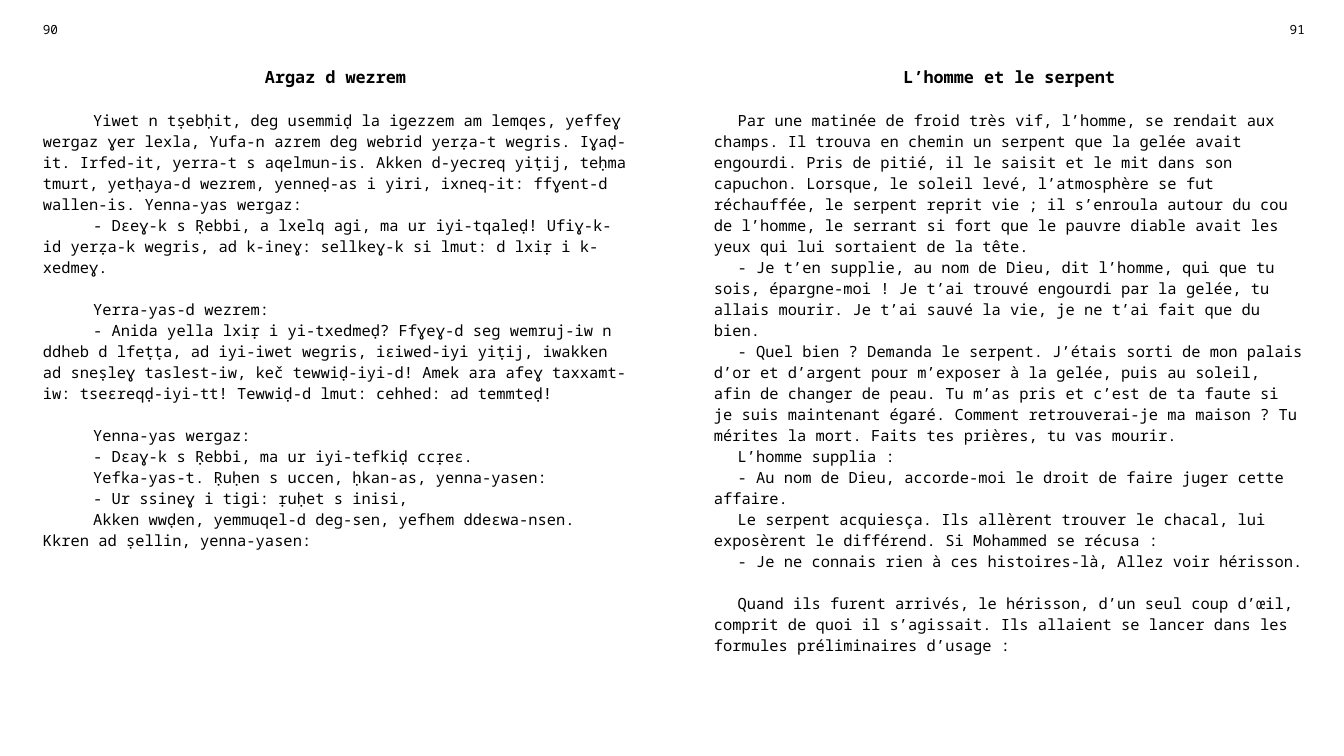
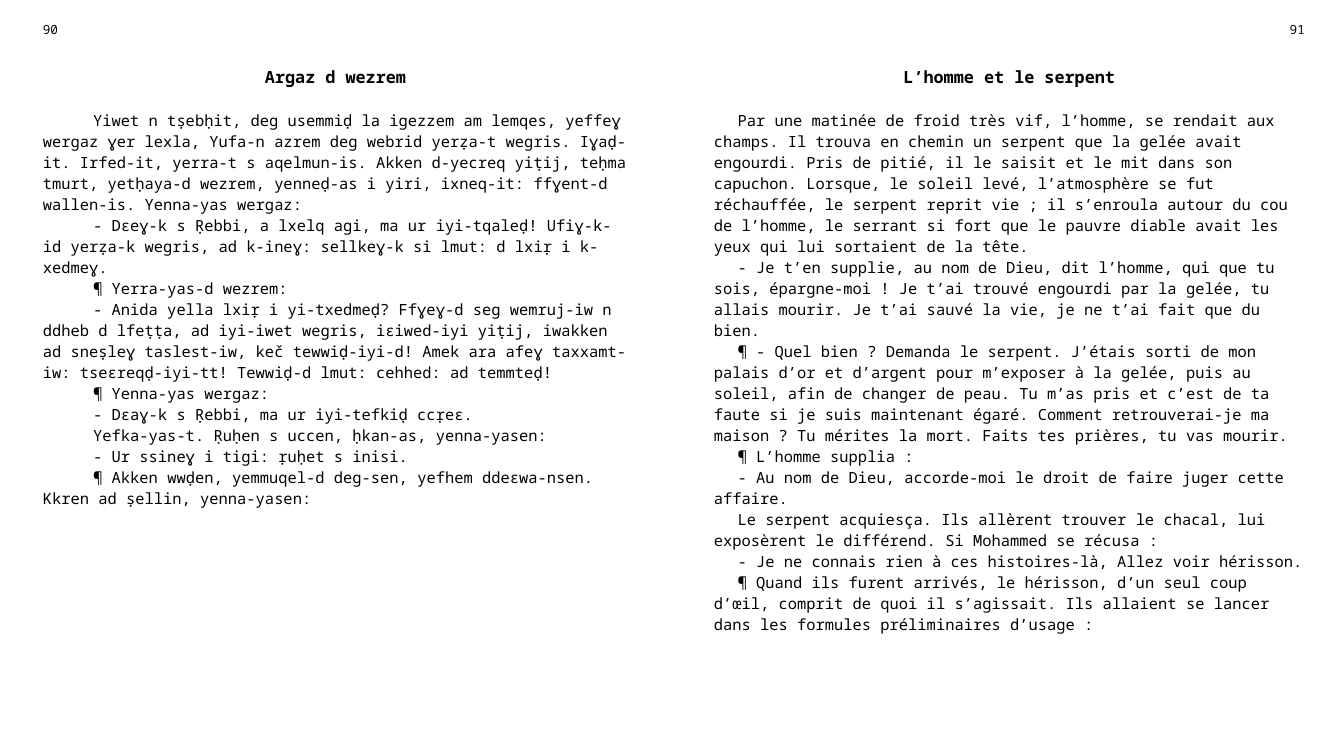
Before and after one commit to sferhah/tamacahut_n_wuccen, a slide deck: slide 32 of Uccen.ConsoleApp/uccen.pptx. Drawn at 1344x756 pixels with LibreOffice and Linux fonts; fonts in the diff are those of the drawing. Boxes give left, top, right and bottom in pixels: in the first picture for what was removed or moved away, otherwise in the second. Text is boxed around its words. In the diff, an @@ line names an element or a change of style, - is before the commit and + after.

```diff
--- a/Uccen.ConsoleApp/uccen.pptx
+++ b/Uccen.ConsoleApp/uccen.pptx
@@ table at box(32, 16, 1315, 729) @@
-row 3, column 1: Yiwet n tṣebḥit, deg usemmiḍ la igezzem am lemqes, yeffeɣ wergaz ɣer lexla, Yufa-n azrem deg webrid yerẓa-t wegris. Iɣaḍ-it. Irfed-it, yerra-t s aqelmun-is. Akken d-yecreq yiṭij, teḥma tmurt, yetḥaya-d wezrem, yenneḍ-as i yiri, ixneq-it: ffɣent-d wallen-is. Yenna-yas wergaz: / - Dɛeɣ-k s Ṛebbi, a lxelq agi, ma ur iyi-tqaleḍ! Ufiɣ-k-id yerẓa-k wegris, ad k-ineɣ: sellkeɣ-k si lmut: d lxiṛ i k-xedmeɣ. / Yerra-yas-d wezrem: / - Anida yella lxiṛ i yi-txedmeḍ? Ffɣeɣ-d seg wemruj-iw n ddheb d lfeṭṭa, ad iyi-iwet wegris, iɛiwed-iyi yiṭij, iwakken ad sneṣleɣ taslest-iw, keč tewwiḍ-iyi-d! Amek ara afeɣ taxxamt-iw: tseɛreqḍ-iyi-tt! Tewwiḍ-d lmut: cehhed: ad temmteḍ! / Yenna-yas wergaz: / - Dɛaɣ-k s Ṛebbi, ma ur iyi-tefkiḍ ccṛeɛ. / Yefka-yas-t. Ṛuḥen s uccen, ḥkan-as, yenna-yasen: / - Ur ssineɣ i tigi: ṛuḥet s inisi, / Akken wwḍen, yemmuqel-d deg-sen, yefhem ddeɛwa-nsen. Kkren ad ṣellin, yenna-yasen:
+row 3, column 1: Yiwet n tṣebḥit, deg usemmiḍ la igezzem am lemqes, yeffeɣ wergaz ɣer lexla, Yufa-n azrem deg webrid yerẓa-t wegris. Iɣaḍ-it. Irfed-it, yerra-t s aqelmun-is. Akken d-yecreq yiṭij, teḥma tmurt, yetḥaya-d wezrem, yenneḍ-as i yiri, ixneq-it: ffɣent-d wallen-is. Yenna-yas wergaz: / - Dɛeɣ-k s Ṛebbi, a lxelq agi, ma ur iyi-tqaleḍ! Ufiɣ-k-id yerẓa-k wegris, ad k-ineɣ: sellkeɣ-k si lmut: d lxiṛ i k-xedmeɣ. / ¶ Yerra-yas-d wezrem: / - Anida yella lxiṛ i yi-txedmeḍ? Ffɣeɣ-d seg wemruj-iw n ddheb d lfeṭṭa, ad iyi-iwet wegris, iɛiwed-iyi yiṭij, iwakken ad sneṣleɣ taslest-iw, keč tewwiḍ-iyi-d! Amek ara afeɣ taxxamt-iw: tseɛreqḍ-iyi-tt! Tewwiḍ-d lmut: cehhed: ad temmteḍ! / ¶ Yenna-yas wergaz: / - Dɛaɣ-k s Ṛebbi, ma ur iyi-tefkiḍ ccṛeɛ. / Yefka-yas-t. Ṛuḥen s uccen, ḥkan-as, yenna-yasen: / - Ur ssineɣ i tigi: ṛuḥet s inisi. / ¶ Akken wwḍen, yemmuqel-d deg-sen, yefhem ddeɛwa-nsen. Kkren ad ṣellin, yenna-yasen:
-row 3, column 3: Par une matinée de froid très vif, l’homme, se rendait aux champs. Il trouva en chemin un serpent que la gelée avait engourdi. Pris de pitié, il le saisit et le mit dans son capuchon. Lorsque, le soleil levé, l’atmosphère se fut réchauffée, le serpent reprit vie ; il s’enroula autour du cou de l’homme, le serrant si fort que le pauvre diable avait les yeux qui lui sortaient de la tête. / - Je t’en supplie, au nom de Dieu, dit l’homme, qui que tu sois, épargne-moi ! Je t’ai trouvé engourdi par la gelée, tu allais mourir. Je t’ai sauvé la vie, je ne t’ai fait que du bien. / - Quel bien ? Demanda le serpent. J’étais sorti de mon palais d’or et d’argent pour m’exposer à la gelée, puis au soleil, afin de changer de peau. Tu m’as pris et c’est de ta faute si je suis maintenant égaré. Comment retrouverai-je ma maison ? Tu mérites la mort. Faits tes prières, tu vas mourir. / L’homme supplia : / - Au nom de Dieu, accorde-moi le droit de faire juger cette affaire. / Le serpent acquiesça. Ils allèrent trouver le chacal, lui exposèrent le différend. Si Mohammed se récusa : / - Je ne connais rien à ces histoires-là, Allez voir hérisson. / Quand ils furent arrivés, le hérisson, d’un seul coup d’œil, comprit de quoi il s’agissait. Ils allaient se lancer dans les formules préliminaires d’usage :
+row 3, column 3: Par une matinée de froid très vif, l’homme, se rendait aux champs. Il trouva en chemin un serpent que la gelée avait engourdi. Pris de pitié, il le saisit et le mit dans son capuchon. Lorsque, le soleil levé, l’atmosphère se fut réchauffée, le serpent reprit vie ; il s’enroula autour du cou de l’homme, le serrant si fort que le pauvre diable avait les yeux qui lui sortaient de la tête. / - Je t’en supplie, au nom de Dieu, dit l’homme, qui que tu sois, épargne-moi ! Je t’ai trouvé engourdi par la gelée, tu allais mourir. Je t’ai sauvé la vie, je ne t’ai fait que du bien. / ¶ - Quel bien ? Demanda le serpent. J’étais sorti de mon palais d’or et d’argent pour m’exposer à la gelée, puis au soleil, afin de changer de peau. Tu m’as pris et c’est de ta faute si je suis maintenant égaré. Comment retrouverai-je ma maison ? Tu mérites la mort. Faits tes prières, tu vas mourir. / ¶ L’homme supplia : / - Au nom de Dieu, accorde-moi le droit de faire juger cette affaire. / Le serpent acquiesça. Ils allèrent trouver le chacal, lui exposèrent le différend. Si Mohammed se récusa : / - Je ne connais rien à ces histoires-là, Allez voir hérisson. / ¶ Quand ils furent arrivés, le hérisson, d’un seul coup d’œil, comprit de quoi il s’agissait. Ils allaient se lancer dans les formules préliminaires d’usage :
```
Also in this commit, not shown: 20 other slides changed, 1 other file.
